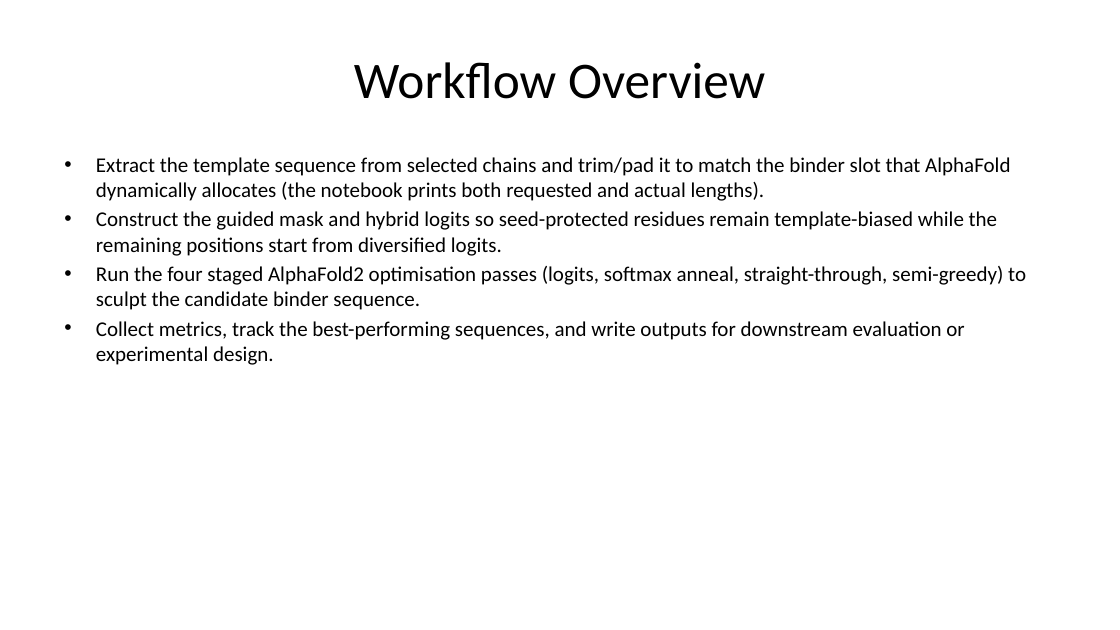
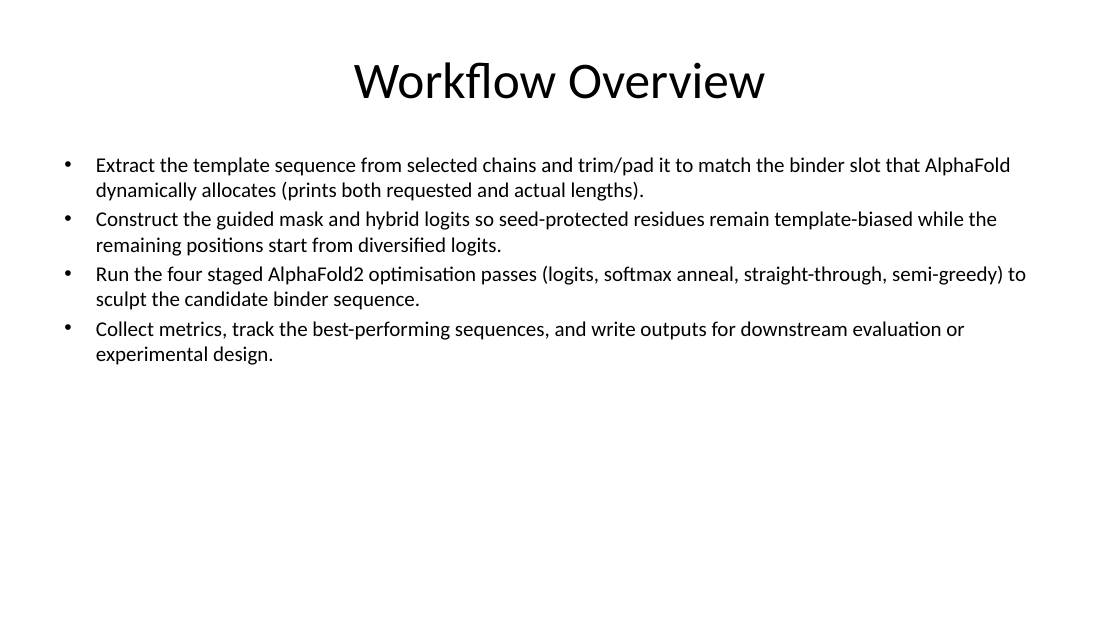
Before and after one commit to kaylertee/ActiveTargeting, a slide deck: slide 11 of Presentations/MutaCraft Presentation.pptx. Drawn at 1120x630 pixels with LibreOffice and Linux fonts; fonts in the diff are those of the drawing. Boxes give left, top, right and bottom in pixels: in the first picture for what was removed or moved away, otherwise in the second. Text is boxed around its words. In the diff, an @@ line names an element or a change of style, - is before the commit and + after.

```diff
--- a/Presentations/MutaCraft Presentation.pptx
+++ b/Presentations/MutaCraft Presentation.pptx
@@ text at [96, 157, 1010, 201]: text changed @@
-• Extract the template sequence from selected chains and trim/pad it to match the binder slot that AlphaFold dynamically allocates (the notebook prints both requested and actual lengths).
+• Extract the template sequence from selected chains and trim/pad it to match the binder slot that AlphaFold dynamically allocates (prints both requested and actual lengths).
```
Also in this commit, not shown: 13 other slides changed, 2 slides added, 2 slides removed.
